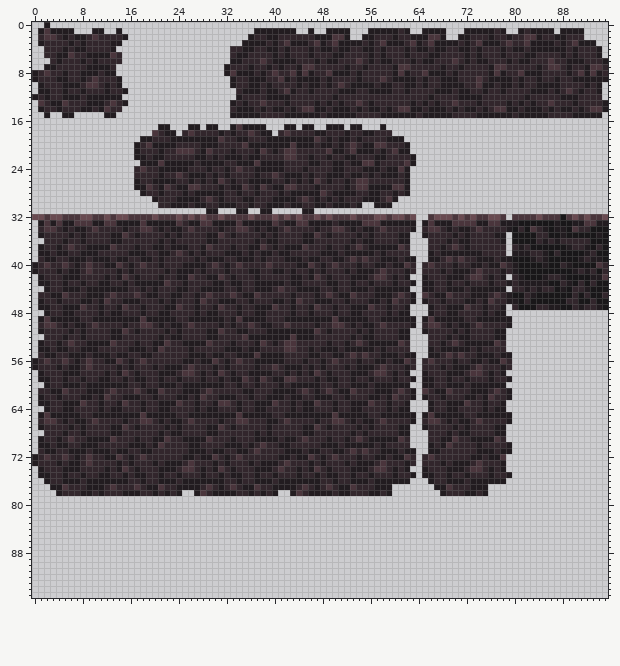
Sprite sheet -- assets/images/rock_tiles.png. Above is the file before it was changed.
The file is 96x96 pixels.
After:
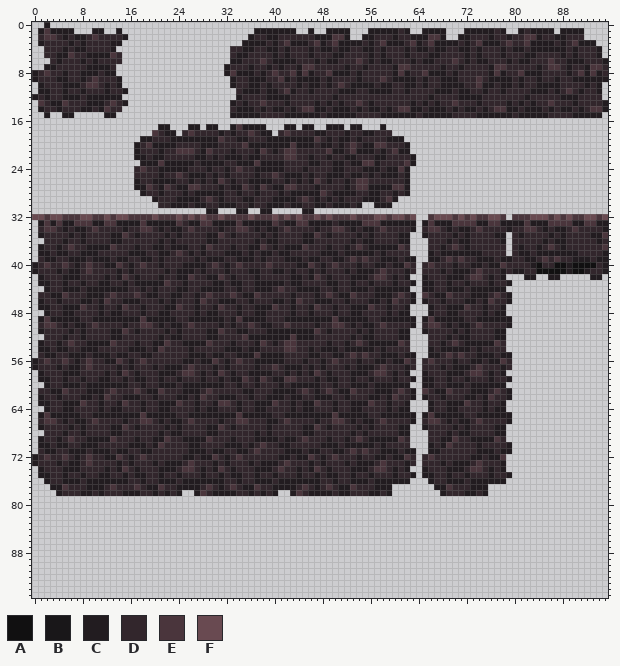
Palette (. is transparent): A #111011  B #191719  C #221c20  D #32262c  E #4a353c  F #694a51
Changes in this commit:
y 32: x 83 E -> F; x 85 E -> F; x 87..90 EBEF -> FEFE; x 93 E -> F
y 33: x 81..89 BBBBBBCBB -> CECCCEEEE
y 34: x 80 B -> D; x 82 B -> E; x 86 B -> D; x 89 B -> D; x 93..95 BBB -> DDC
y 35: x 80..83 BBBB -> DCDD; x 86..87 BB -> CD; x 89..93 BBBBB -> DDDDC; x 95 B -> E
y 36: x 80..83 BBBB -> DDDD; x 88 D -> C; x 93..95 BBB -> DCD
y 37: x 83..89 BBBBBBC -> DCDEDCD; x 92..93 CB -> DD; x 95 B -> E
y 38: x 80 C -> D; x 84 D -> C; x 86..92 BDBBBBC -> CCCCCDD; x 94..95 BB -> DC
y 39: x 80..82 BBB -> DDC; x 85..90 CBBBBB -> EDEDDC; x 92..93 DC -> CD; x 95 B -> C
y 40: x 80..88 CBBBBCBBD -> DDDCADDAA; x 90..95 BBBBED -> AAAADC
y 41: x 81..91 BBBBBBBBBCD -> CDDAAAAACAA; x 94..95 BD -> DC
y 42: x 80..92 DCBBBCDDCBBBB -> ..CC..CC.....; x 95 E -> .
y 43: x 80..95 DCCCCCBBDCBDBDBB -> ................
y 44: x 80..95 DDCDCDDBCBDDCBBB -> ................
y 45: x 80..95 BBDCBBBBBBDBDBBD -> ................
y 46: x 80..95 CBDBBBBBBDDBBDBB -> ................
y 47: x 80..95 DBBBDDCCBBDCDDCB -> ................
